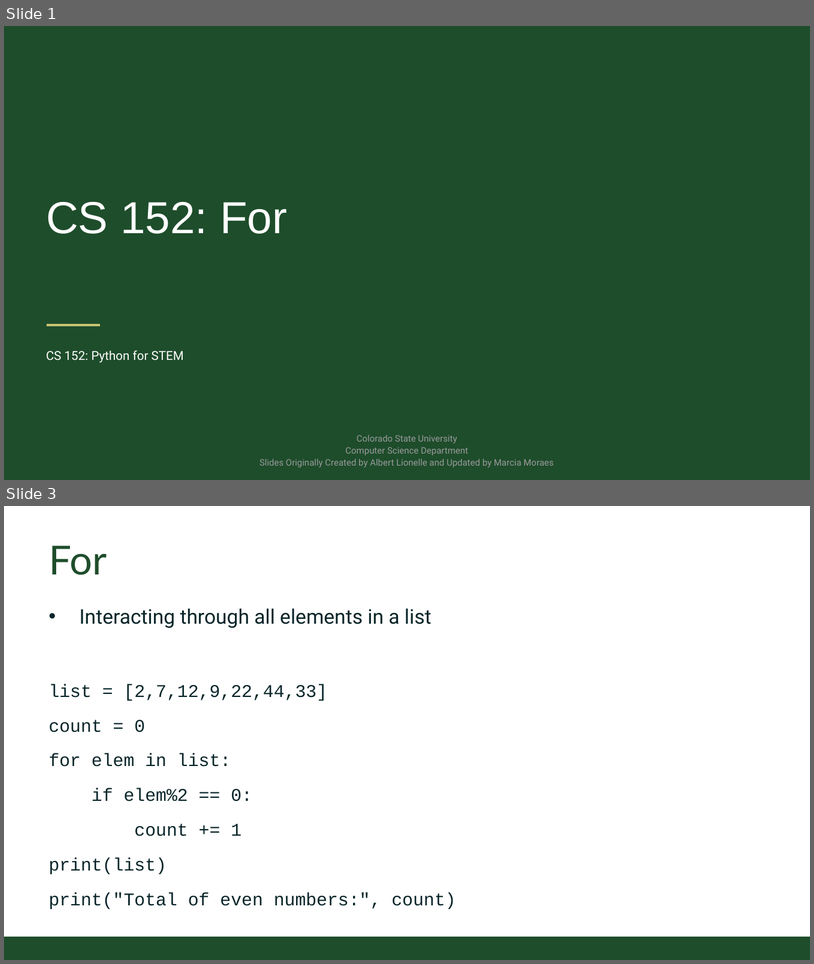
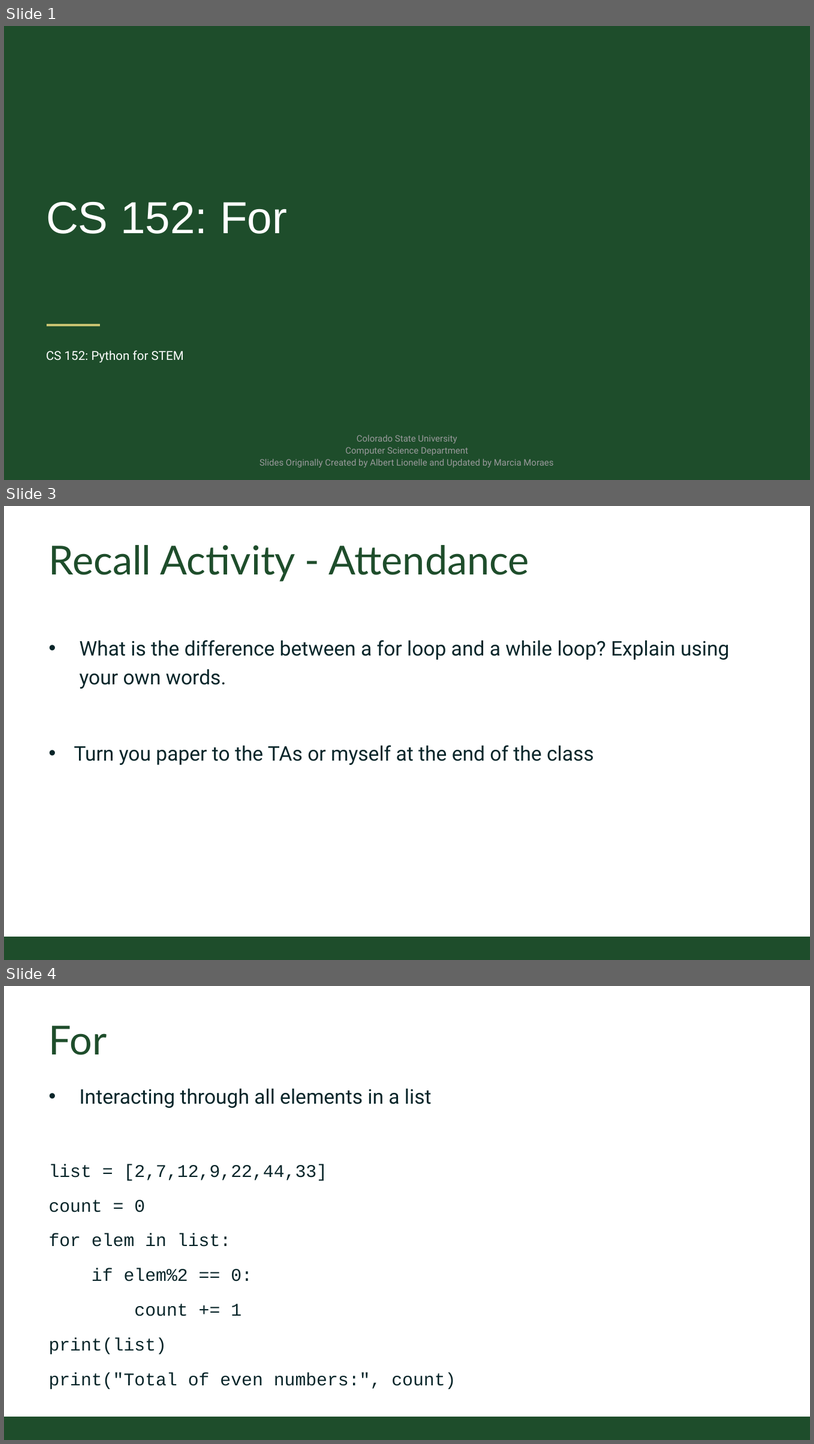
Before and after one commit to CSU-CS152/Handouts, a slide deck: 05_01ForLoopCS152.pptx. Shown one above the other, each under a label of ours: slides 1 and 3 before the commit, slides 1, 3 and 4 after it; the slides between them are not shown. The pictures are 814x964 and 814x1444 pixels, drawn with LibreOffice and Linux fonts; fonts in the diff are those of the drawing; background and template pictures are left out. Boxes give left, top, right and bottom in pixels: in the first picture for what was removed or moved away, otherwise in the second. Text is boxed around its words. In the diff, an @@ line names an element or a change of style, - is before the commit and + after.

```diff
--- a/05_01ForLoopCS152.pptx
+++ b/05_01ForLoopCS152.pptx
@@ slide 3 added at [4, 506, 810, 960], background #FFFFFF; not listed: 1 template element that a slide beside it also shows @@
@@ title added at [49, 545, 530, 582], 35.7 pt, text #1E4D2B @@
+Recall Activity - Attendance
@@ text added at [74, 640, 729, 765], 18 pt, text #092529 @@
+• What is the difference between a for loop and a while loop? Explain using your own words.
+• Turn you paper to the TAs or myself at the end of the class
@@ what was slide 3 is now slide 4 @@
```
Also in this commit, not shown: 1 slide changed.
